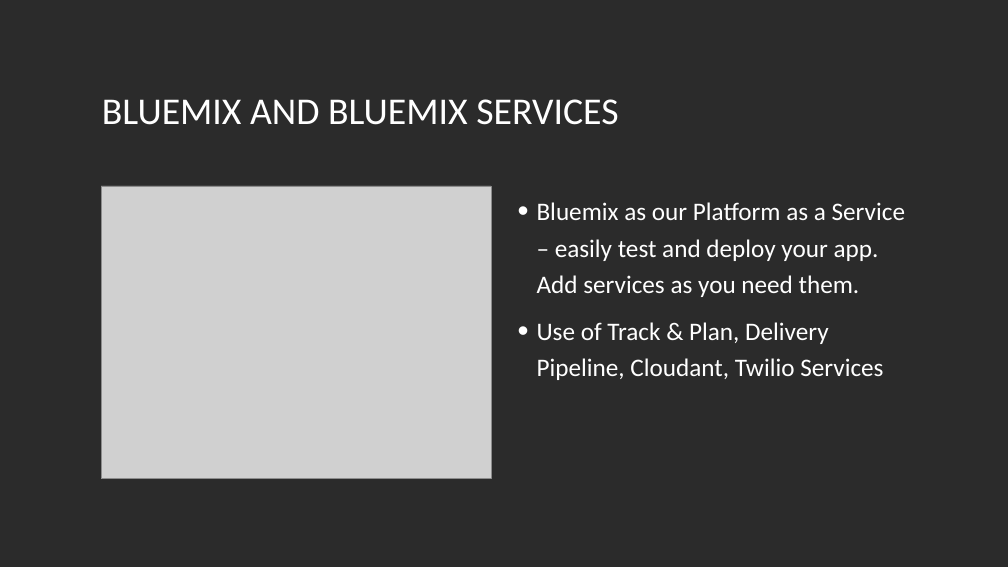
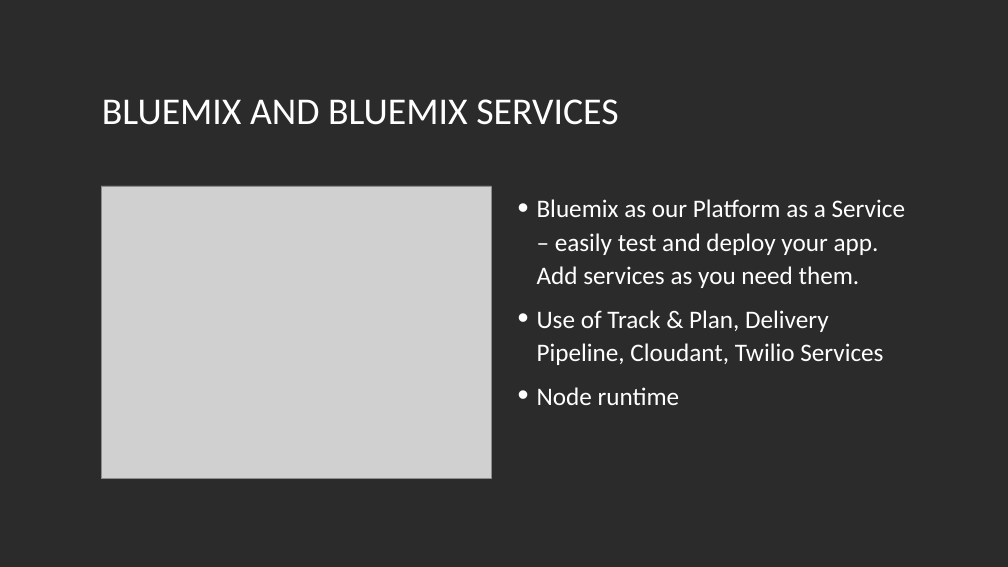
Before and after one commit to hermansb/TeamFour, a slide deck: slide 6 of TeamFour.ppt. Drawn at 1008x567 pixels with LibreOffice and Linux fonts; fonts in the diff are those of the drawing; grey boxes stand for pictures; background and template pictures are left out; a plain dark background stands for a picture behind light text. Boxes give left, top, right and bottom in pixels: in the first picture for what was removed or moved away, otherwise in the second. Text is boxed around its words. In the diff, an @@ line names an element or a change of style, - is before the commit and + after.

Commit message:
powerpoint v2

```diff
--- a/TeamFour.ppt
+++ b/TeamFour.ppt
@@ text at box(537, 199, 905, 365): line spacing 1.2 to 1.1 @@
@@ text at box(537, 387, 680, 405): paragraph added @@
+• Node runtime
```
Also in this commit, not shown: 1 other slide changed.
